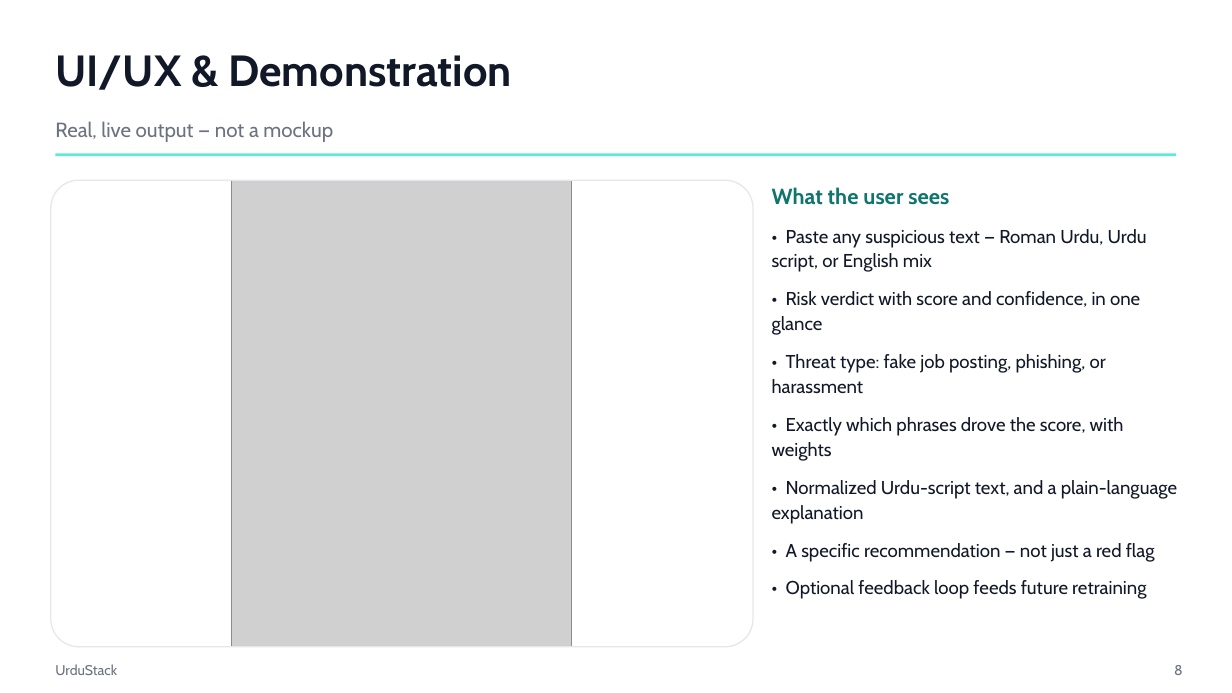
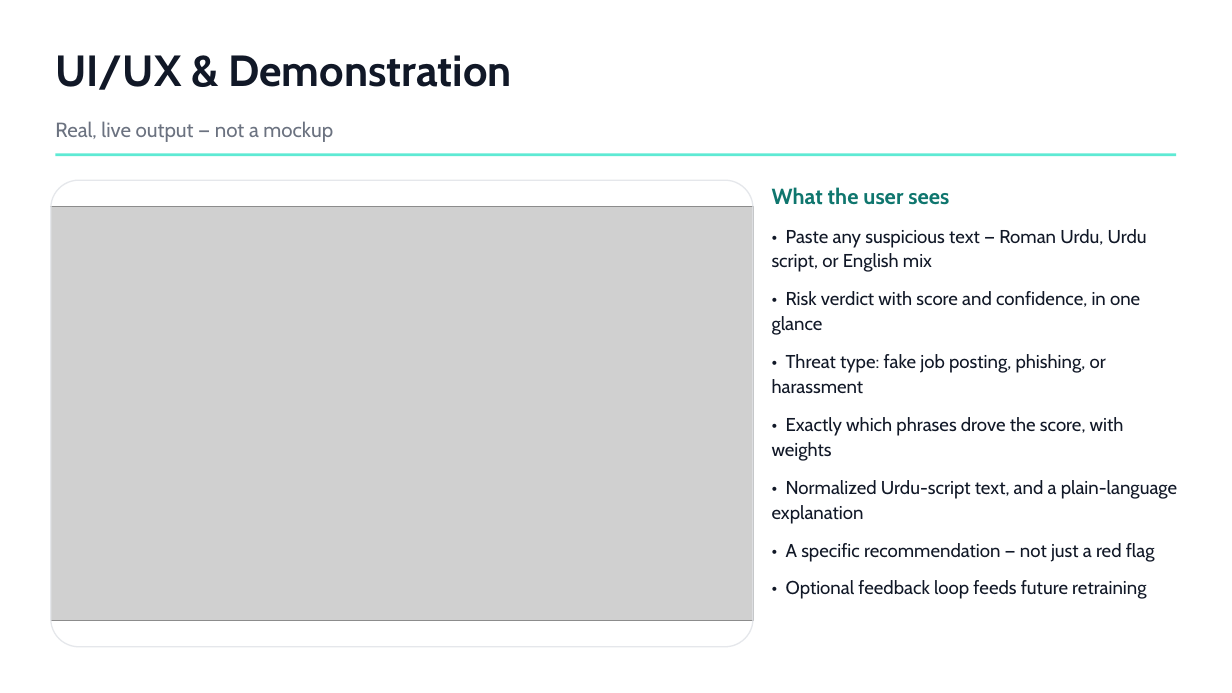
Before and after one commit to munazat/UrduStack, a slide deck: slide 8 of docs/presentation/UrduStack_Presentation.pptx. Drawn at 1232x693 pixels with LibreOffice and Linux fonts; fonts in the diff are those of the drawing; grey boxes stand for pictures. Boxes give left, top, right and bottom in pixels: in the first picture for what was removed or moved away, otherwise in the second. Text is boxed around its words. In the diff, an @@ line names an element or a change of style, - is before the commit and + after.

```diff
--- a/docs/presentation/UrduStack_Presentation.pptx
+++ b/docs/presentation/UrduStack_Presentation.pptx
@@ picture: place and size @@
-picture at bbox=[232, 180, 572, 647]
+picture at bbox=[51, 207, 753, 621]
@@ text removed at bbox=[55, 664, 117, 675] @@
-UrduStack
@@ text removed at bbox=[1174, 665, 1183, 675] @@
-8
```
Also in this commit, not shown: 9 other slides changed, 2 other files.
